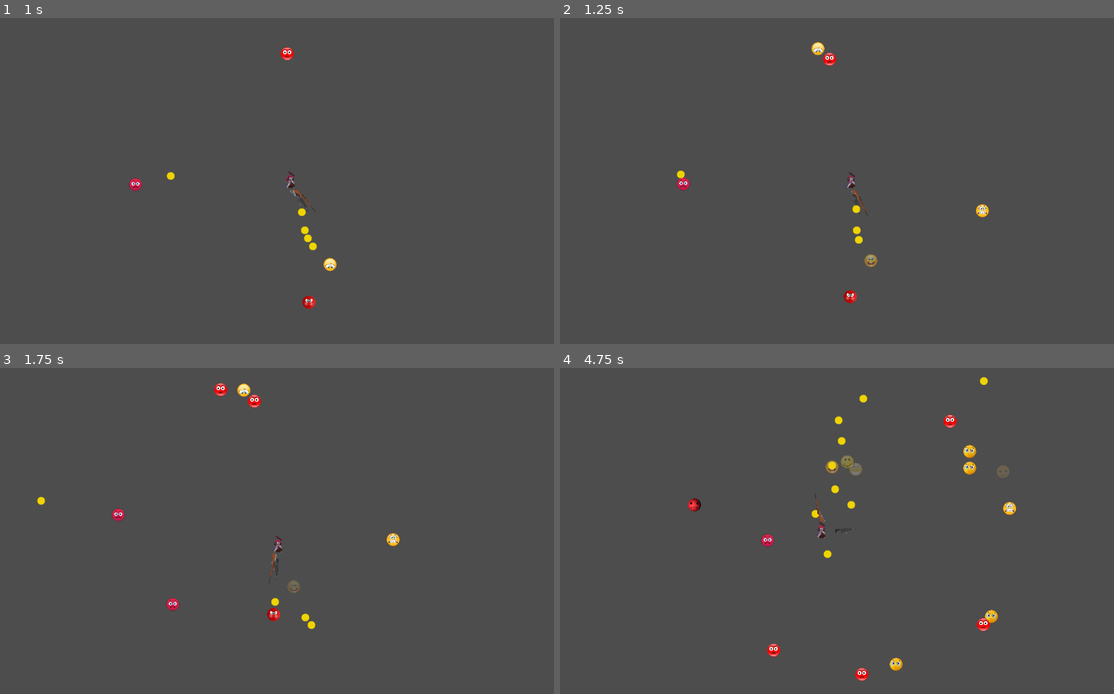
Above: before the commit, frames 1-4 (two rows, left to right).
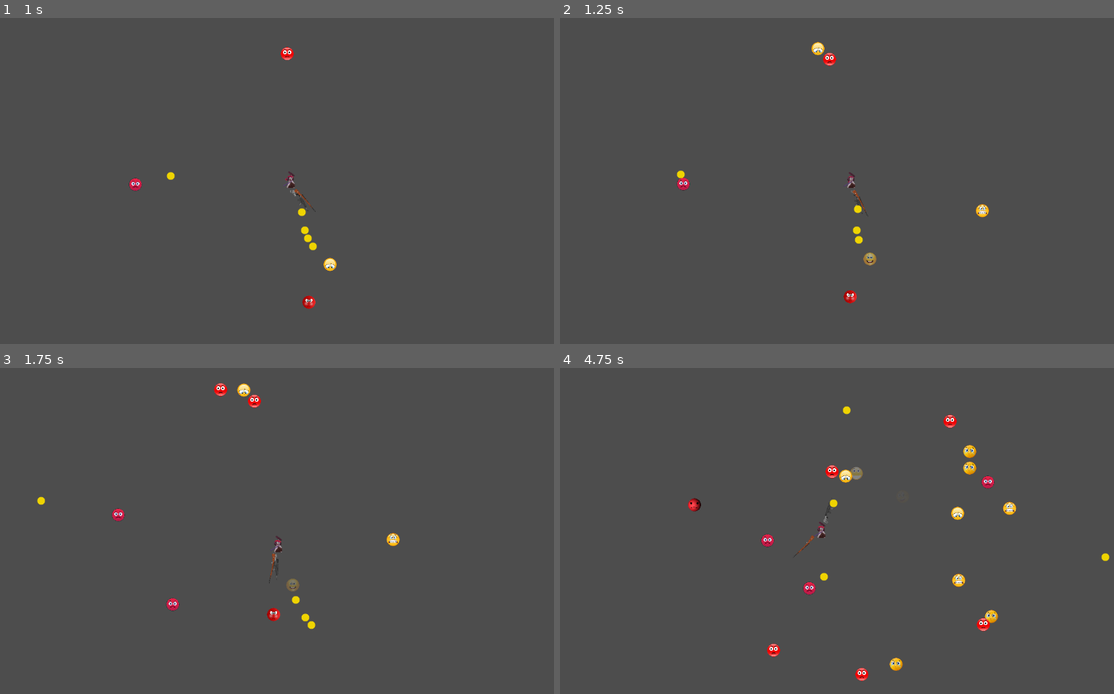
Above: after the commit, the same moments.

Repository: NemoDacremont/vampire_le_survivant
Game: Godot game, scene res://src/maps/first_map/map.tscn
Same seed, same stepped clock (60 frames per second), same inputs: the game is played once before the commit and once after it.
Inputs:
- Up to frame 1 (1 s): hold D (move_right) from 0.53 s (still down); tap K (fireball) at 0.6 s
- Up to frame 2 (1.25 s): keep holding D (move_right)
- Up to frame 3 (1.75 s): release D (move_right) at 1.28 s; hold S (move_down) from 1.28 s (still down); tap K (fireball) at 1.35 s
- Up to frame 4 (4.75 s): release S (move_down) at 2.03 s; hold D (move_right) 2.03-2.78 s; tap K (fireball) every 0.75 s from 2.1 to 4.35 s; hold W (move_up) 2.78-3.53 s; hold A (move_left) from 3.53 s (still down)

Frame 1 is identical in both runs. In frame 2, less than 0.1% of the frame differs, in the area x 52-58%, y 54-77%; in frame 3, 0.1%; in frame 4, 1.1%, in the area x 42-100%, y 2-70%.

Commit message:
modification des init des ennemis et du joueur et max_health modulable

Diff:
--- a/src/components/health_component/health_component.gd
+++ b/src/components/health_component/health_component.gd
@@ -4,18 +4,18 @@
 signal health_lost(new_hp: float)
 signal death
 
-@export var MAX_HEALTH: float
-var _hp: float = MAX_HEALTH
+@export var max_health: float
+var _hp: float = max_health
 
+func init(spawn_max_health: float):
+	max_health = spawn_max_health
+	_hp = spawn_max_health
 
-func _ready() -> void:
-	#print(_hp)
-	pass
-
+func heal(heal_amount):
+	_hp = max(_hp + heal_amount, max_health)
 
 func get_hps() -> float:
 	return _hp
-
 
 # Returns hps after applying dmg
 func recieve_dmg(dmgs: float) -> float:
--- a/src/enemies/enemy.gd
+++ b/src/enemies/enemy.gd
@@ -16,8 +16,10 @@
 # var _velocity: Vector2
 
 
-func init(target: Node2D) -> void:
+func init(target: Node2D, spawn_position: Vector2, speed: float, hp: float) -> void:
 	_target = target
+	position = spawn_position
+	$HealthComponent.init(hp)
 
 
 func _physics_process(_delta) -> void:
--- a/src/enemies/enemy.tscn
+++ b/src/enemies/enemy.tscn
@@ -54,7 +54,6 @@
 shape = SubResource("RectangleShape2D_aagsn")
 
 [node name="HealthComponent" parent="." instance=ExtResource("3_88tou")]
-MAX_HEALTH = 1.0
 
 [node name="AttackComponent" parent="." node_paths=PackedStringArray("hitbox") instance=ExtResource("2_yeuwv")]
 hitbox = NodePath("../AttackCollisionComponent")
--- a/src/enemies/little_enemy.gd
+++ b/src/enemies/little_enemy.gd
@@ -5,8 +5,9 @@
 
 var xp: float = 1
 
-func init(target: Node2D) -> void:
-	super(target)
+
+func init(target: Node2D, spawn_position: Vector2, speed: float, hp: float) -> void:
+	super(target, spawn_position, speed, hp)
 	$Sprite.frame = randi() % SPRITE_MAX_NUMBER
 
 func _on_health_component_death():
--- a/src/maps/first_map/map.gd
+++ b/src/maps/first_map/map.gd
@@ -1,6 +1,7 @@
 extends Node2D
 
 const DEFAULT_SPAWN_RATE: float = .2
+const DEFAULT_MAX_HP_PLAYER: float = 5
 
 @onready var _Player = load("res://src/player/player.tscn")
 @onready var _Enemy = load("res://src/enemies/enemy.tscn")
@@ -37,7 +38,7 @@
 
 
 func set_up_player() -> void:
-	_player.init(self, Vector2.ZERO)
+	_player.init(self, Vector2.ZERO, DEFAULT_MAX_HP_PLAYER)
 	$Camera.track(_player)
 
 
@@ -49,7 +50,7 @@
 
 func spawn_enemy(EnemyClass: Resource, spawn_position: Vector2) -> void:
 	var enemy = EnemyClass.instantiate()
-	enemy.init(_player)
+	enemy.init(_player, spawn_position, 0, 3)
 	enemy.position = spawn_position
 	enemy.death.connect(_player.give_xp)
 
--- a/src/player/player.gd
+++ b/src/player/player.gd
@@ -30,11 +30,12 @@
 
 
 # Context should be the map
-func init(context: Node2D, spawn_position: Vector2):
+func init(context: Node2D, spawn_position: Vector2, hp: float):
 	_context = context
 	position = spawn_position
 	xp = 0
 	level = 0
+	$HealthComponent.init(hp)
 
 
 # Called every frame. 'delta' is the elapsed time since the previous frame.
